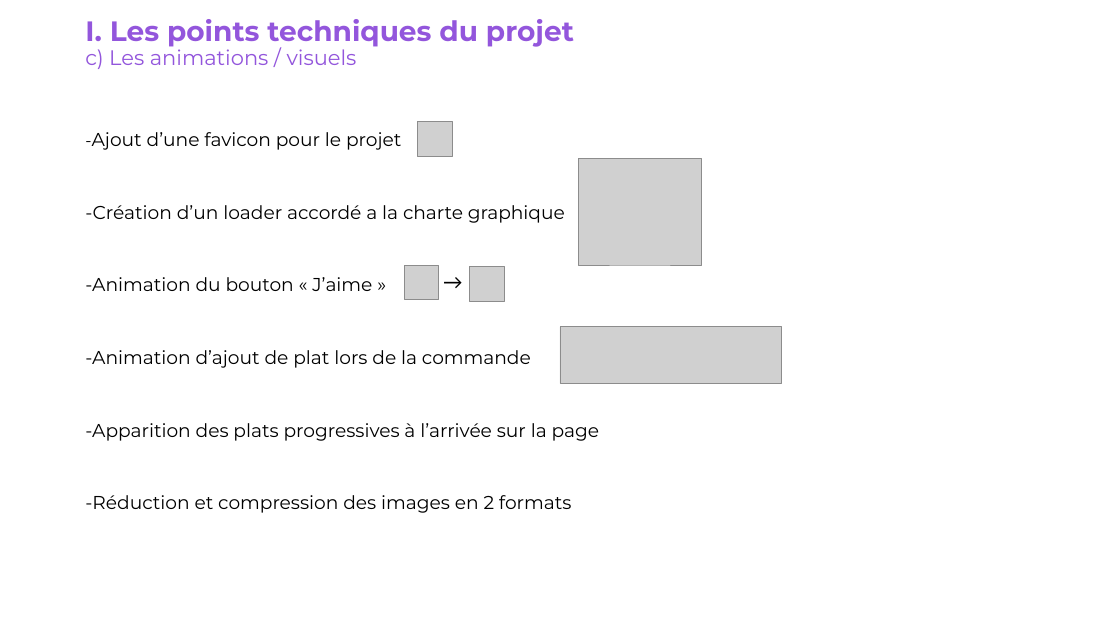
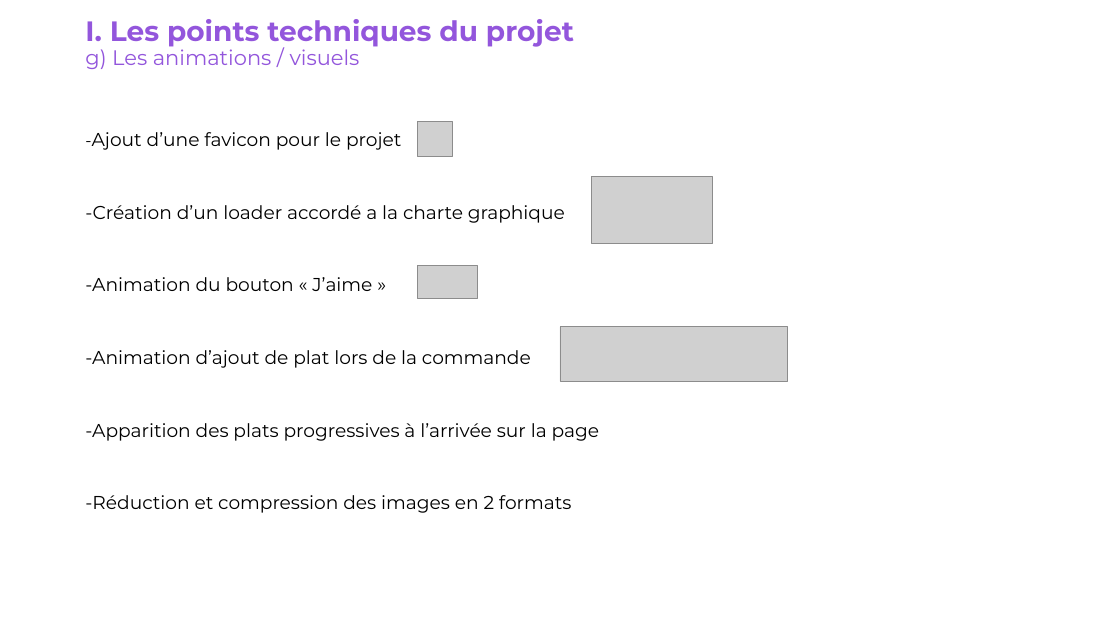
Before and after one commit to Julien-014/JulienBeral_3_15112021, a slide deck: slide 8 of Soutenance Projet 3.pptx (slide 4 before the commit). Drawn at 1120x630 pixels with LibreOffice and Linux fonts; fonts in the diff are those of the drawing; grey boxes stand for pictures. Boxes give left, top, right and bottom in pixels: in the first picture for what was removed or moved away, otherwise in the second. Text is boxed around its words. In the diff, an @@ line names an element or a change of style, - is before the commit and + after.

```diff
--- a/Soutenance Projet 3.pptx
+++ b/Soutenance Projet 3.pptx
@@ title at bbox=[85, 19, 574, 69]: text changed @@
-I. Les points techniques du projet
-c) Les animations / visuels
+I. Les points techniques du projet
+g) Les animations / visuels
@@ picture: place and size @@
-picture at bbox=[578, 158, 702, 265]
+picture at bbox=[592, 176, 712, 244]
@@ picture removed at bbox=[404, 266, 439, 299] @@
@@ picture added at bbox=[418, 266, 477, 299] @@
@@ text removed at bbox=[435, 265, 484, 298] @@
-→
@@ picture removed at bbox=[470, 266, 504, 301] @@
@@ picture: place and size @@
-picture at bbox=[560, 327, 781, 383]
+picture at bbox=[560, 327, 788, 381]
```
Also in this commit, not shown: 7 other slides changed, 5 other files.
